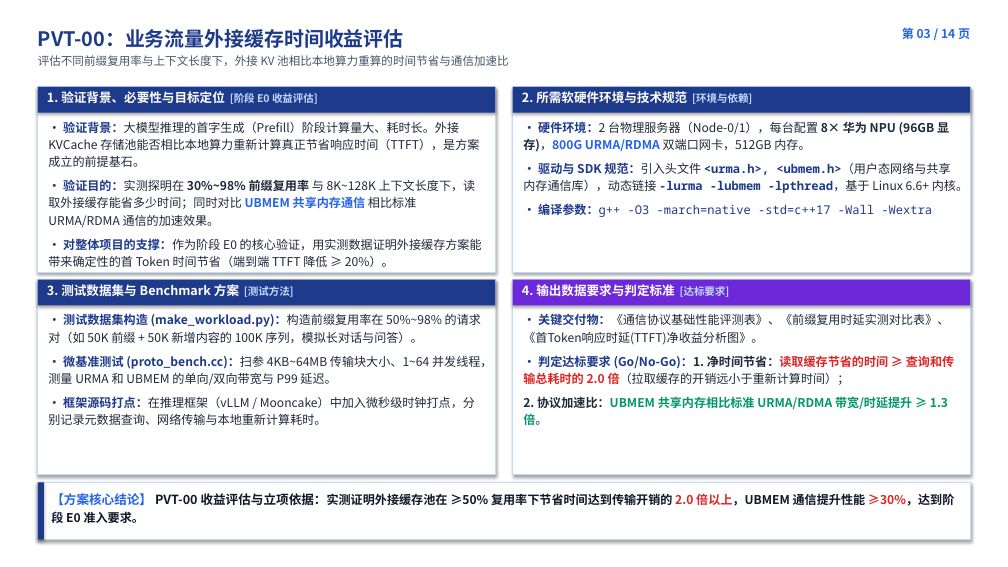
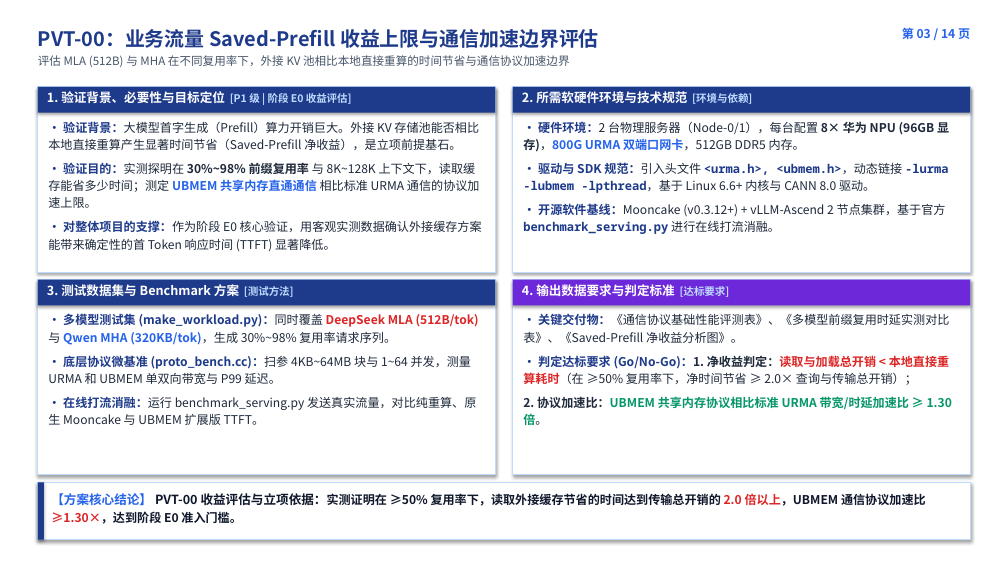
Before and after one commit to stonetree/reports, a slide deck: slide 3 of kvcache/unified_kv_memory/提前验证方案设计/验证计划方案设计/开发人员串讲PPT/00_统一异构KVCache存储池_提前验证全景与开发串讲完整版_预审版.pptx. Drawn at 1008x567 pixels with LibreOffice and Linux fonts; fonts in the diff are those of the drawing. Boxes give left, top, right and bottom in pixels: in the first picture for what was removed or moved away, otherwise in the second. Text is boxed around its words. In the diff, an @@ line names an element or a change of style, - is before the commit and + after.

Commit message:
全面对齐最新评审要求与用语规范

```diff
--- a/kvcache/unified_kv_memory/提前验证方案设计/验证计划方案设计/开发人员串讲PPT/00_统一异构KVCache存储池_提前验证全景与开发串讲完整版_预审版.pptx
+++ b/kvcache/unified_kv_memory/提前验证方案设计/验证计划方案设计/开发人员串讲PPT/00_统一异构KVCache存储池_提前验证全景与开发串讲完整版_预审版.pptx
@@ text at bbox=[38, 29, 599, 67]: text changed @@
-PVT-00：业务流量外接缓存时间收益评估
-评估不同前缀复用率与上下文长度下，外接 KV 池相比本地算力重算的时间节省与通信加速比
+PVT-00：业务流量 Saved-Prefill 收益上限与通信加速边界评估
+评估 MLA (512B) 与 MHA 在不同复用率下，外接 KV 池相比本地直接重算的时间节省与通信协议加速边界
@@ text at bbox=[47, 91, 352, 104]: text changed @@
-1. 验证背景、必要性与目标定位 [阶段 E0 收益评估]
+1. 验证背景、必要性与目标定位 [P1 级 | 阶段 E0 收益评估]
@@ text at bbox=[523, 119, 949, 234]: text changed; text colour #1E3A8A to #1E293B @@
-• 硬件环境：2 台物理服务器（Node-0/1），每台配置 8× 华为 NPU (96GB 显存)，800G URMA/RDMA 双端口网卡，512GB 内存。
-• 驱动与 SDK 规范：引入头文件 <urma.h>, <ubmem.h>（用户态网络与共享内存通信库），动态链接 -lurma -lubmem -lpthread，基于 Linux 6.6+ 内核。
-• 编译参数：g++ -O3 -march=native -std=c++17 -Wall -Wextra
+• 硬件环境：2 台物理服务器（Node-0/1），每台配置 8× 华为 NPU (96GB 显存)，800G URMA 双端口网卡，512GB DDR5 内存。
+• 驱动与 SDK 规范：引入头文件 <urma.h>, <ubmem.h>，动态链接 -lurma -lubmem -lpthread，基于 Linux 6.6+ 内核与 CANN 8.0 驱动。
+• 开源软件基线：Mooncake (v0.3.12+) + vLLM-Ascend 2 节点集群，基于官方 benchmark_serving.py 进行在线打流消融。
@@ text at bbox=[48, 121, 482, 251]: text changed @@
-• 验证背景：大模型推理的首字生成（Prefill）阶段计算量大、耗时长。外接 KVCache 存储池能否相比本地算力重新计算真正节省响应时间（TTFT），是方案成立的前提基石。
-• 验证目的：实测探明在 30%~98% 前缀复用率 与 8K~128K 上下文长度下，读取外接缓存能省多少时间；同时对比 UBMEM 共享内存通信 相比标准 URMA/RDMA 通信的加速效果。
-• 对整体项目的支撑：作为阶段 E0 的核心验证，用实测数据证明外接缓存方案能带来确定性的首 Token 时间节省（端到端 TTFT 降低 ≥ 20%）。
+• 验证背景：大模型首字生成（Prefill）算力开销巨大。外接 KV 存储池能否相比本地直接重算产生显著时间节省（Saved-Prefill 净收益），是立项前提基石。
+• 验证目的：实测探明在 30%~98% 前缀复用率 与 8K~128K 上下文下，读取缓存能省多少时间；测定 UBMEM 共享内存直通通信 相比标准 URMA 通信的协议加速上限。
+• 对整体项目的支撑：作为阶段 E0 核心验证，用客观实测数据确认外接缓存方案能带来确定性的首 Token 响应时间 (TTFT) 显著降低。
@@ text at bbox=[48, 314, 479, 425]: text changed @@
-• 测试数据集构造 (make_workload.py)：构造前缀复用率在 50%~98% 的请求对（如 50K 前缀 + 50K 新增内容的 100K 序列，模拟长对话与问答）。
-• 微基准测试 (proto_bench.cc)：扫参 4KB~64MB 传输块大小、1~64 并发线程，测量 URMA 和 UBMEM 的单向/双向带宽与 P99 延迟。
-• 框架源码打点：在推理框架（vLLM / Mooncake）中加入微秒级时钟打点，分别记录元数据查询、网络传输与本地重新计算耗时。
+• 多模型测试集 (make_workload.py)：同时覆盖 DeepSeek MLA (512B/tok) 与 Qwen MHA (320KB/tok)，生成 30%~98% 复用率请求序列。
+• 底层协议微基准 (proto_bench.cc)：扫参 4KB~64MB 块与 1~64 并发，测量 URMA 和 UBMEM 单双向带宽与 P99 延迟。
+• 在线打流消融：运行 benchmark_serving.py 发送真实流量，对比纯重算、原生 Mooncake 与 UBMEM 扩展版 TTFT。
@@ text at bbox=[523, 313, 952, 425]: text changed @@
-• 关键交付物：《通信协议基础性能评测表》、《前缀复用时延实测对比表》、《首Token响应时延(TTFT)净收益分析图》。
-• 判定达标要求 (Go/No-Go)：1. 净时间节省：读取缓存节省的时间 ≥ 查询和传输总耗时的 2.0 倍（拉取缓存的开销远小于重新计算时间）；
-2. 协议加速比：UBMEM 共享内存相比标准 URMA/RDMA 带宽/时延提升 ≥ 1.3 倍。
+• 关键交付物：《通信协议基础性能评测表》、《多模型前缀复用时延实测对比表》、《Saved-Prefill 净收益分析图》。
+• 判定达标要求 (Go/No-Go)：1. 净收益判定：读取与加载总开销 < 本地直接重算耗时（在 ≥50% 复用率下，净时间节省 ≥ 2.0× 查询与传输总开销）；
+2. 协议加速比：UBMEM 共享内存协议相比标准 URMA 带宽/时延加速比 ≥ 1.30 倍。
@@ text at bbox=[51, 493, 926, 524]: text changed @@
-【方案核心结论】 PVT-00 收益评估与立项依据：实测证明外接缓存池在 ≥50% 复用率下节省时间达到传输开销的 2.0 倍以上，UBMEM 通信提升性能 ≥30%，达到阶段 E0 准入要求。
+【方案核心结论】 PVT-00 收益评估与立项依据：实测证明在 ≥50% 复用率下，读取外接缓存节省的时间达到传输总开销的 2.0 倍以上，UBMEM 通信协议加速比 ≥1.30×，达到阶段 E0 准入门槛。
```
Also in this commit, not shown: 13 other slides changed, 5 other files.
